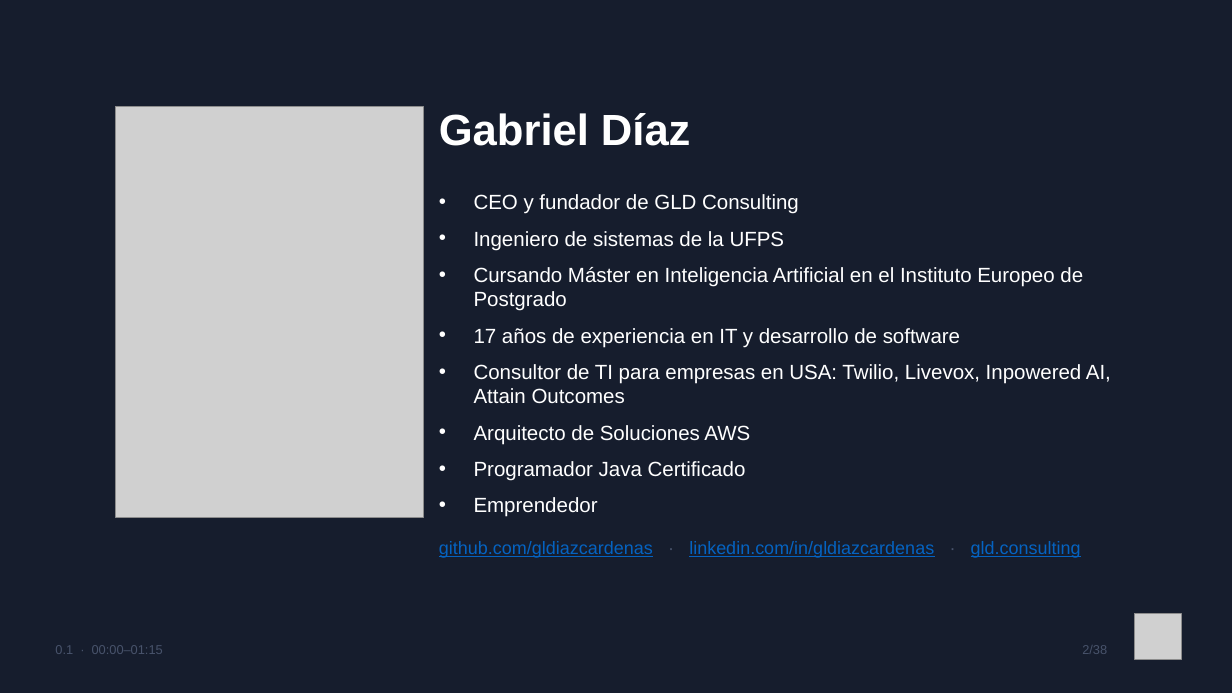
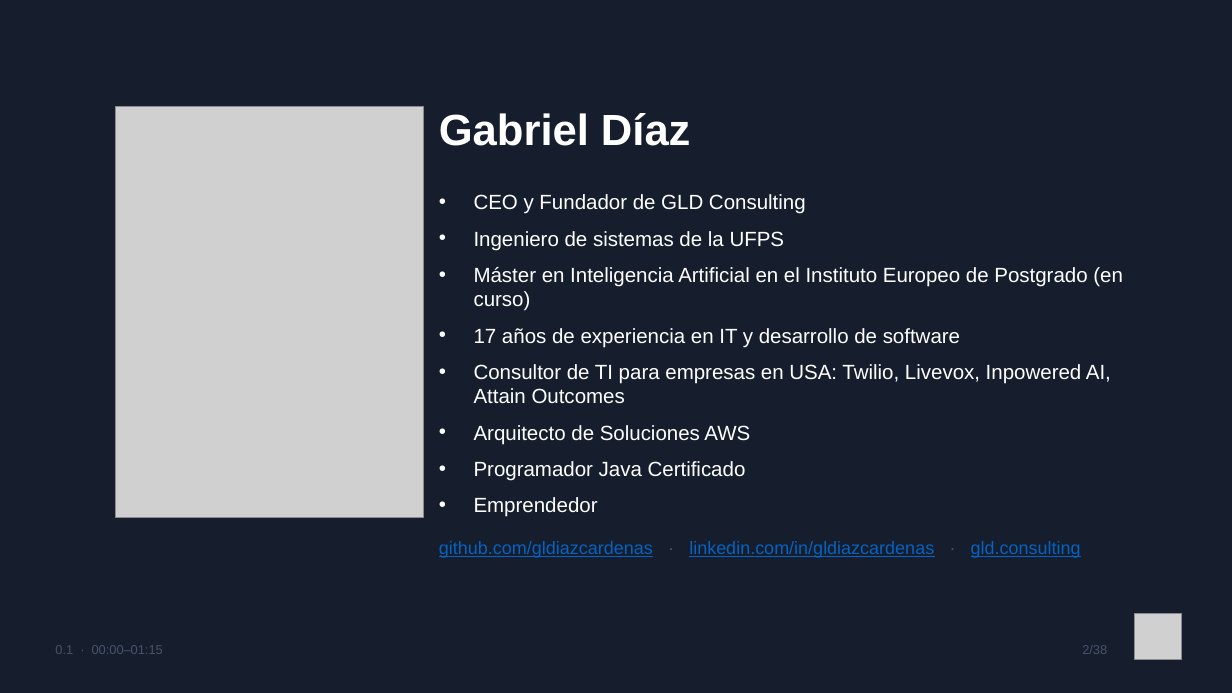
Before and after one commit to gldiazcardenas/charla-ia-aws-ug-cucuta, a slide deck: slide 2 of Slides_IA_AWS_UG_Cucuta.pptx. Drawn at 1232x693 pixels with LibreOffice and Linux fonts; fonts in the diff are those of the drawing; grey boxes stand for pictures. Boxes give left, top, right and bottom in pixels: in the first picture for what was removed or moved away, otherwise in the second. Text is boxed around its words. In the diff, an @@ line names an element or a change of style, - is before the commit and + after.

```diff
--- a/Slides_IA_AWS_UG_Cucuta.pptx
+++ b/Slides_IA_AWS_UG_Cucuta.pptx
@@ text at [474,194,806,214]: text changed @@
-• CEO y fundador de GLD Consulting
+• CEO y Fundador de GLD Consulting
@@ text at [474,267,1123,311]: text changed @@
-• Cursando Máster en Inteligencia Artificial en el Instituto Europeo de Postgrado
+• Máster en Inteligencia Artificial en el Instituto Europeo de Postgrado (en curso)
```
Also in this commit, not shown: 5 other slides changed.
